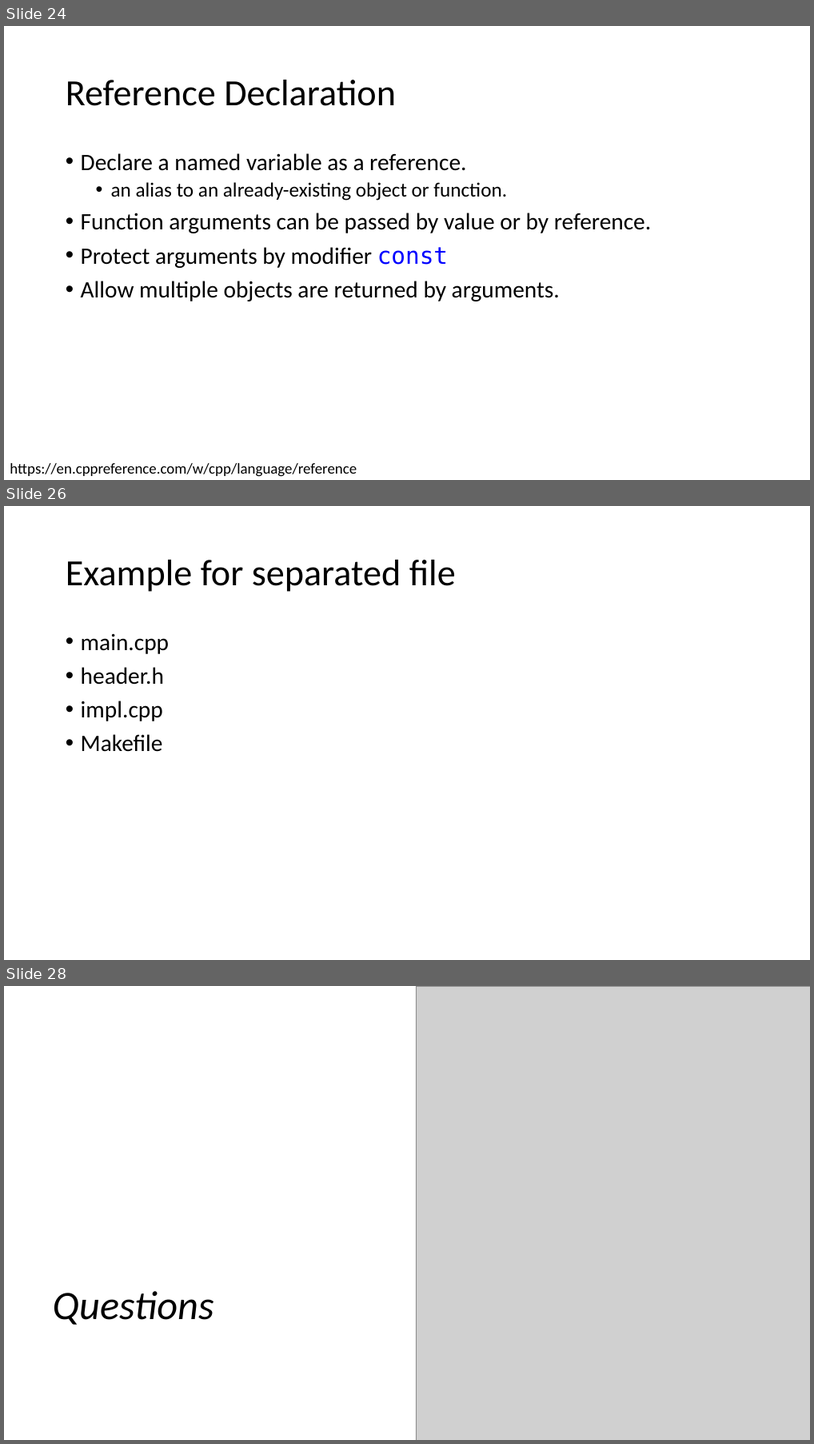
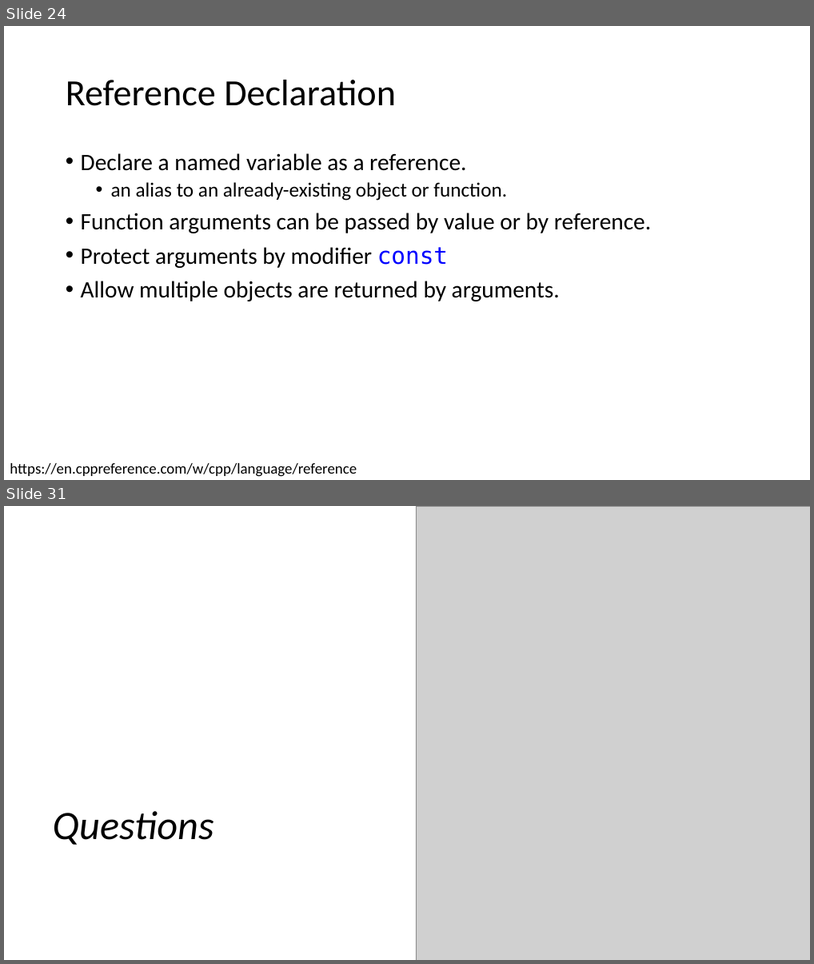
Before and after one commit to CNOCycle/cpp_tutorial, a slide deck: 08-function/00-function.pptx. Shown one above the other, each under a label of ours: slides 24, 26 and 28 before the commit, slides 24 and 31 after it; the slides between them are not shown. The pictures are 814x1444 and 814x964 pixels, drawn with LibreOffice and Linux fonts; fonts in the diff are those of the drawing; grey boxes stand for pictures. Boxes give left, top, right and bottom in pixels: in the first picture for what was removed or moved away, otherwise in the second. Text is boxed around its words. In the diff, an @@ line names an element or a change of style, - is before the commit and + after.

```diff
--- a/08-function/00-function.pptx
+++ b/08-function/00-function.pptx
@@ slide 26 removed at (4,506,810,960), background #FFFFFF @@
@@ title removed at (66,560,456,592) @@
-Example for separated file
@@ text removed at (81,633,169,752) @@
-• main.cpp
-• header.h
-• impl.cpp
-• Makefile
@@ what was slide 28 is now slide 31 @@
```
Also in this commit, not shown: 3 slides changed, 4 slides added, 12 other files.
